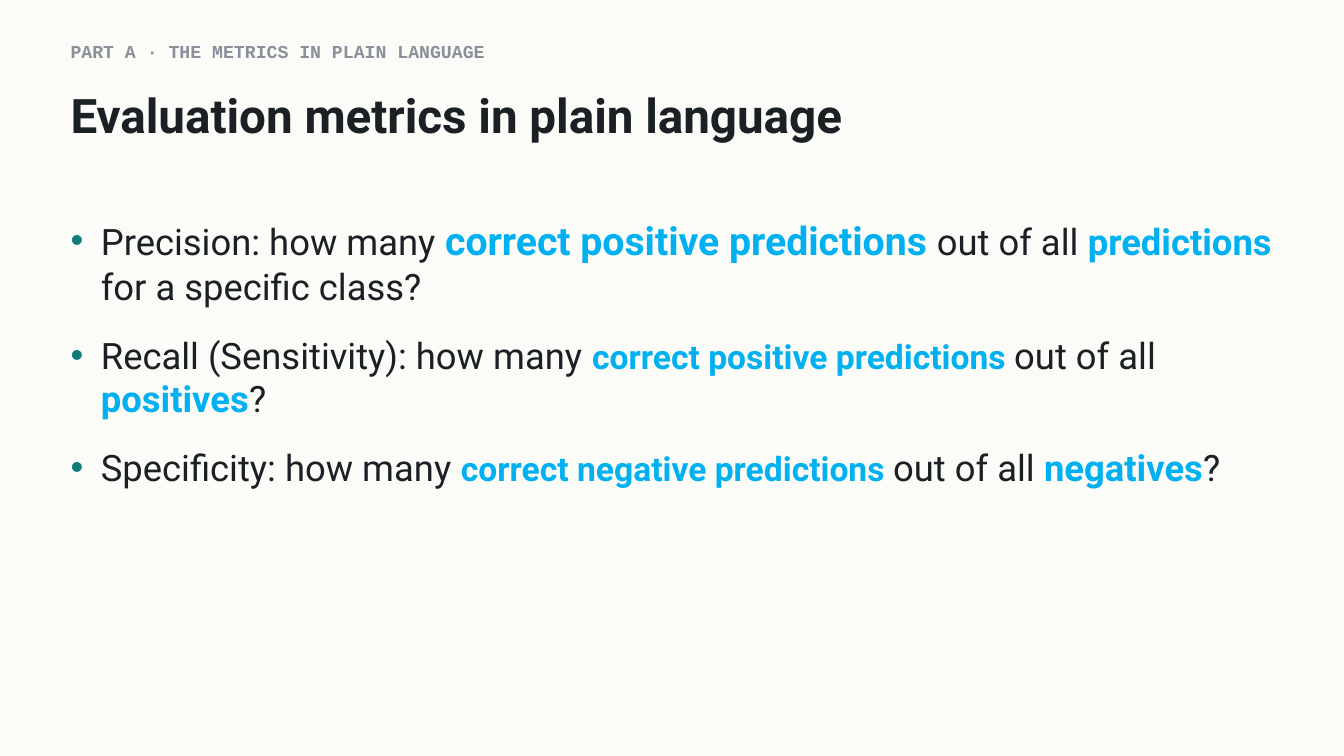
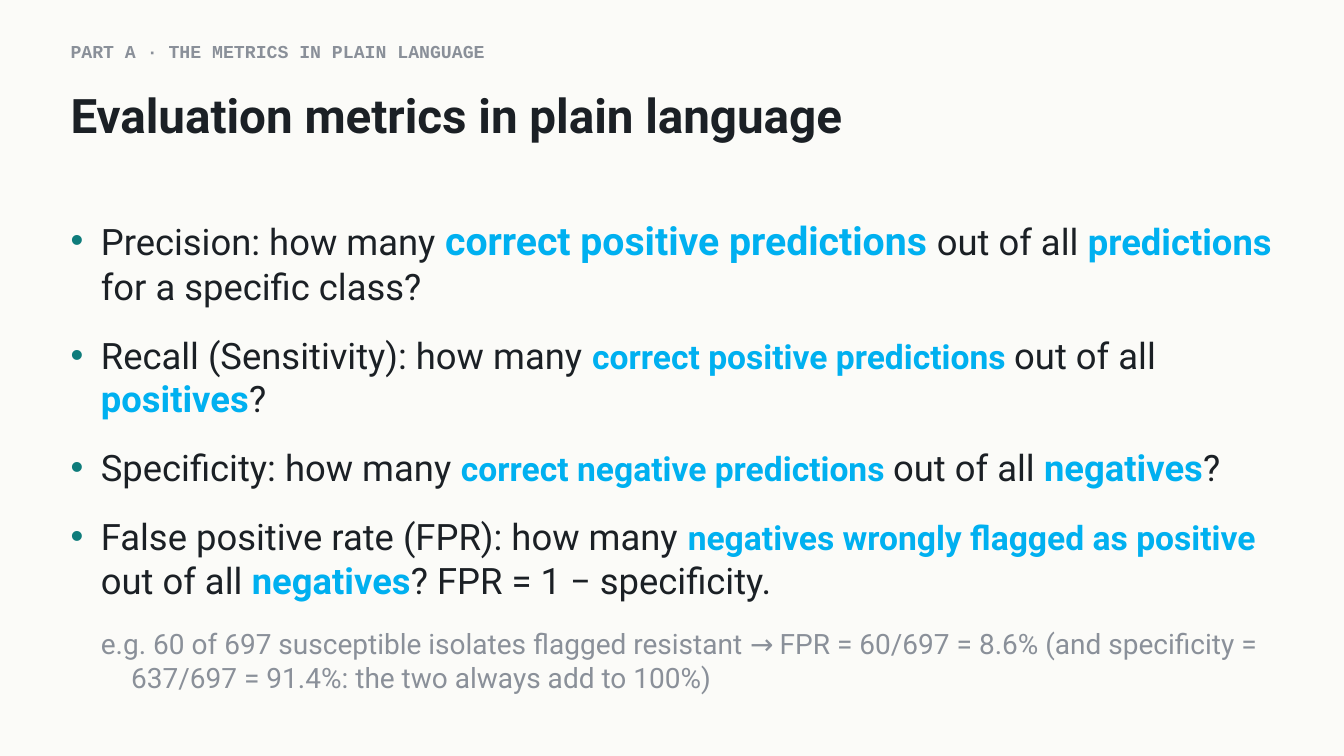
Before and after one commit to indigobio/msacl_dl_course, a slide deck: slide 4 of slides/pptx/lecture10_imbalanced_data.pptx. Drawn at 1344x756 pixels with LibreOffice and Linux fonts; fonts in the diff are those of the drawing. Boxes give left, top, right and bottom in pixels: in the first picture for what was removed or moved away, otherwise in the second. Text is boxed around its words. In the diff, an @@ line names an element or a change of style, - is before the commit and + after.

```diff
--- a/slides/pptx/lecture10_imbalanced_data.pptx
+++ b/slides/pptx/lecture10_imbalanced_data.pptx
@@ text at [101, 521, 1255, 694]: paragraphs added @@
+• False positive rate (FPR): how many negatives wrongly flagged as positive out of all negatives? FPR = 1 − specificity.
+  e.g. 60 of 697 susceptible isolates flagged resistant → FPR = 60/697 = 8.6% (and specificity = 637/697 = 91.4%: the two always add to 100%)
```
Also in this commit, not shown: 4 other slides changed, 33 other files.
